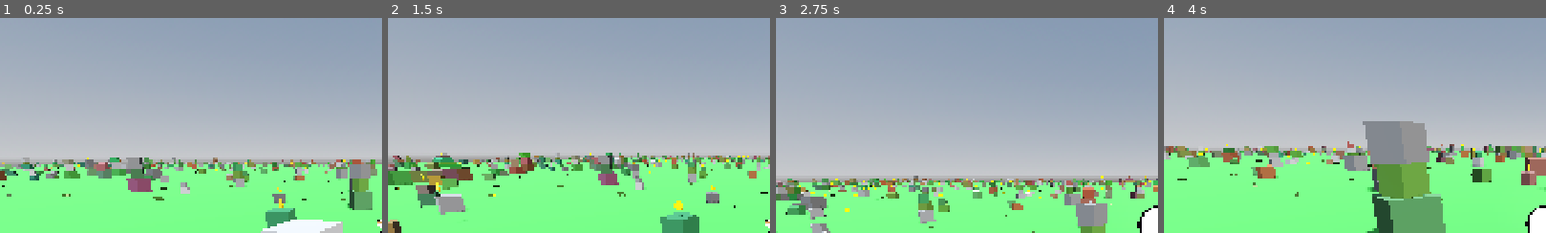
Above: before the commit, frames 1-4 (left to right).
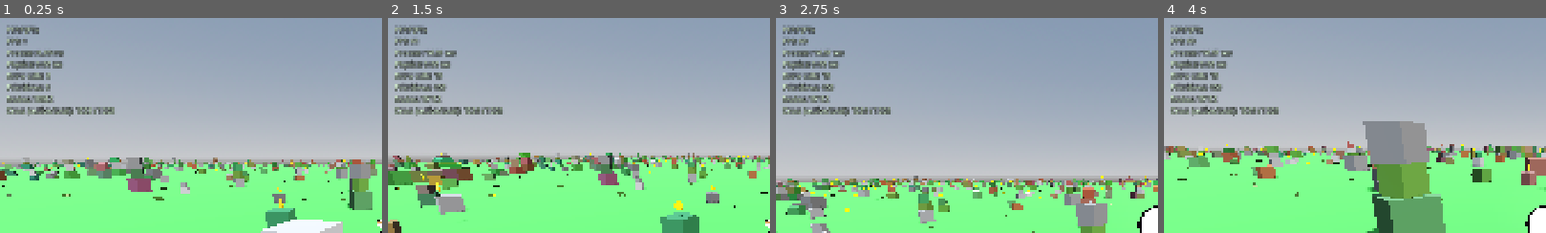
Above: after the commit, the same moments.

Repository: korjavin/godot-test1
Game: Godot game, scene res://scenes/main.tscn
Same seed, same stepped clock (60 frames per second), same inputs: the game is played once before the commit and once after it.
Inputs (mouse positions are % of the whole screen's width and height, from its top left):
- Up to frame 1 (0.25 s): no input
- Up to frame 2 (1.5 s): tap Enter at 0.5 s; move the mouse to (55, 50) at 0.52 s; hold Ctrl (duck) 0.53-1.28 s; hold W (move_forward) from 0.53 s (still down); tap Space (jump) at 0.77, 1.07 s; tap Shift (run) at 0.8, 1.35 s; move the mouse to (45, 50) at 1.27 s
- Up to frame 3 (2.75 s): keep holding W (move_forward); tap Space (jump) at 1.52, 1.82, 2.3 s; tap R (switch_character) at 1.55 s; move the mouse to (52, 48) at 2.02 s; hold R (switch_character) from 2.03 s (still down)
- Up to frame 4 (4 s): keep holding W (move_forward); move the mouse to (49, 52) at 2.77 s; release R (switch_character) at 2.78 s; tap Space (jump) at 2.85, 3.02, 3.32, 3.77 s; tap Ctrl (duck) at 3.05 s; move the mouse to (57, 51) at 3.52 s; hold Ctrl (duck) from 3.53 s (still down); tap Shift (run) at 3.8 s
The pictures show only the part of the screen within x 0-50%, y 0-50%; the shares and areas given below are measured in that part.

The runs differ from the first frame. In frame 1, 3.4% of the frame differs, in the area x 1-30%, y 3-46%; in frame 2, 3.5%; in frame 3, 3.5%; in frame 4, 3.5%.

Commit message:
feat: add in-game performance overlay (FPS/draw-calls/nodes/crocs)

Diff:
--- a/scenes/main.tscn
+++ b/scenes/main.tscn
@@ -1,9 +1,10 @@
-[gd_scene load_steps=8 format=3 uid="uid://clqb4rcmjrpgs"]
+[gd_scene load_steps=9 format=3 uid="uid://clqb4rcmjrpgs"]
 
 [ext_resource type="PackedScene" uid="uid://bqtq2xtxqnvvr" path="res://scenes/player.tscn" id="1_main"]
 [ext_resource type="Script" uid="uid://b07rwceo0eo4o" path="res://scripts/endless_terrain.gd" id="2_terrain"]
 [ext_resource type="Script" path="res://scripts/coin_hud.gd" id="3_hud"]
 [ext_resource type="Script" path="res://scripts/hit_flash.gd" id="4_flash"]
+[ext_resource type="Script" path="res://scripts/perf_overlay.gd" id="5_perf"]
 
 [sub_resource type="ProceduralSkyMaterial" id="ProceduralSkyMaterial_1"]
 sky_horizon_color = Color(0.64625, 0.65575, 0.67075, 1)
@@ -61,3 +62,17 @@
 text = "Coins: 0"
 horizontal_alignment = 2
 script = ExtResource("3_hud")
+
+[node name="PerfOverlay" type="Label" parent="HUD"]
+anchors_preset = 0
+offset_left = 16.0
+offset_top = 16.0
+offset_right = 320.0
+offset_bottom = 240.0
+mouse_filter = 2
+theme_override_colors/font_color = Color(0.9, 1, 0.9, 1)
+theme_override_colors/font_outline_color = Color(0, 0, 0, 1)
+theme_override_constants/outline_size = 6
+theme_override_font_sizes/font_size = 18
+text = "PERF (F3)"
+script = ExtResource("5_perf")
--- /dev/null
+++ b/scripts/perf_overlay.gd
@@ -0,0 +1,144 @@
+extends Label
+## In-game performance overlay (debug HUD) — our measurement "safety net".
+##
+## This is Task 1 of the web-performance-optimization plan. Before we change
+## anything about how the world renders or how the crocodiles simulate, we need a
+## way to *prove* each later change actually helps (numbers move the right way)
+## and that nothing regressed. There is no automated test suite in this project,
+## so this live overlay is how we measure on the real (web) build.
+##
+## What it shows, refreshed a few times a second:
+##   * FPS                — frames per second (higher is smoother).
+##   * Process ms         — CPU time spent in the main (per-frame) logic.
+##   * Physics ms         — CPU time spent in the fixed-step physics loop
+##                          (this is where the ~1,200 crocodiles cost us today).
+##   * Draw calls         — how many separate "draw this" commands the GPU got
+##                          this frame. Thousands of unique block meshes blow this
+##                          up; MultiMesh batching (Task 4) collapses it.
+##   * Primitives         — rendered triangles/lines this frame (geometry load).
+##   * Nodes              — total nodes alive in the scene tree (consolidating
+##                          per-block collision in Task 5 should drop this hard).
+##   * Crocodiles         — how many crocodiles exist, and (once Task 3 lands)
+##                          how many are actually *simulating* vs frozen by LOD.
+##
+## It lives in the HUD CanvasLayer as a plain Label. It does not touch gameplay:
+## it only reads counters and prints them. It ignores mouse input and starts
+## hidden in release builds so it never ends up in a player's face.
+
+## Key that toggles the overlay on/off. F3 is the conventional "debug stats" key
+## and does not collide with any of our gameplay input actions (move/jump/run/
+## duck/switch_character) defined in project.godot.
+const TOGGLE_KEYCODE: Key = KEY_F3
+
+## How often (seconds) we recompute the text. We deliberately do NOT update every
+## frame: counting nodes / iterating the crocodile group every frame would itself
+## cost performance and bias the very numbers we are trying to measure. ~4 Hz is
+## smooth enough to read while staying cheap.
+const REFRESH_INTERVAL: float = 0.25
+
+## Seconds left until the next text refresh (counts down each frame).
+var _time_until_refresh: float = 0.0
+
+## Cached player reference, re-fetched via the "player" group if it goes away
+## (e.g. after a respawn). Matches the rest of the project's group-based lookup.
+var _player: Node = null
+
+
+func _ready() -> void:
+	# Add to a group so other systems could find/toggle us later if needed.
+	add_to_group("perf_overlay")
+
+	# Never let this debug label eat mouse clicks meant for the game/UI.
+	mouse_filter = Control.MOUSE_FILTER_IGNORE
+
+	# Make the readout legible over the bright sky: pale text with a dark outline,
+	# pinned to the top-left so it never overlaps the top-right coin counter.
+	add_theme_color_override("font_color", Color(0.9, 1.0, 0.9, 1.0))
+	add_theme_color_override("font_outline_color", Color(0, 0, 0, 1))
+	add_theme_constant_override("outline_size", 6)
+	add_theme_font_size_override("font_size", 18)
+
+	# Start hidden by default. In a debug build (running from the editor or a
+	# debug export) we show it immediately so we always have numbers while
+	# developing; in a release build it stays hidden until the player presses F3.
+	# This guarantees the overlay never ships "in the player's face".
+	visible = OS.is_debug_build()
+
+	# Seed the first refresh so text appears right away rather than after a delay.
+	_time_until_refresh = 0.0
+
+
+func _input(event: InputEvent) -> void:
+	# Toggle visibility on the configured key. We read the raw key here (rather
+	# than a named input action) on purpose: this is a developer/debug toggle, not
+	# a gameplay control, so it intentionally lives outside the project's input map.
+	if event is InputEventKey and event.pressed and not event.echo:
+		if event.keycode == TOGGLE_KEYCODE:
+			visible = not visible
+			# Re-fetching the player and forcing an immediate refresh makes the
+			# overlay feel instant the moment it is shown.
+			if visible:
+				_time_until_refresh = 0.0
+
+
+func _process(delta: float) -> void:
+	# Cheap-return while hidden so the overlay costs essentially nothing when off.
+	if not visible:
+		return
+
+	# Throttle the (relatively expensive) stat gathering to REFRESH_INTERVAL.
+	_time_until_refresh -= delta
+	if _time_until_refresh > 0.0:
+		return
+	_time_until_refresh = REFRESH_INTERVAL
+
+	_update_text()
+
+
+## Gather all the counters and rebuild the label text.
+func _update_text() -> void:
+	# --- Frame timing ------------------------------------------------------
+	# FPS straight from the engine. Performance.TIME_PROCESS / TIME_PHYSICS_PROCESS
+	# report the last frame's CPU time in *seconds*, so multiply by 1000 for ms,
+	# which is the unit everyone reasons about for frame budget (16.6 ms = 60 FPS).
+	var fps: float = Engine.get_frames_per_second()
+	var process_ms: float = Performance.get_monitor(Performance.TIME_PROCESS) * 1000.0
+	var physics_ms: float = Performance.get_monitor(Performance.TIME_PHYSICS_PROCESS) * 1000.0
+
+	# --- GPU / render load -------------------------------------------------
+	# Draw calls are the headline number for the MultiMesh batching task: today
+	# every decorative block is its own MeshInstance3D + material = its own draw
+	# call. Primitives is the raw geometry (triangles) submitted this frame.
+	var draw_calls: int = int(Performance.get_monitor(Performance.RENDER_TOTAL_DRAW_CALLS_IN_FRAME))
+	var primitives: int = int(Performance.get_monitor(Performance.RENDER_TOTAL_PRIMITIVES_IN_FRAME))
+
+	# --- Scene size --------------------------------------------------------
+	# Total nodes alive. Consolidating per-block StaticBody3D collision into one
+	# body per chunk (Task 5) should make this fall sharply.
+	var node_count: int = int(Performance.get_monitor(Performance.OBJECT_NODE_COUNT))
+
+	# --- Crocodile simulation count ---------------------------------------
+	# Count crocodiles via the "crocodile" group (the same group the future LOD
+	# manager will use). We also count how many are "active" (simulating). Until
+	# Task 3 adds the `lod_active` flag, every crocodile is treated as active, so
+	# active == total and the line still reads sensibly.
+	var crocodiles: Array = get_tree().get_nodes_in_group("crocodile")
+	var croc_total: int = crocodiles.size()
+	var croc_active: int = 0
+	for croc in crocodiles:
+		# `"lod_active" in croc` is true once the property exists (Task 3); before
+		# that, or if the flag is true, the crocodile counts as actively simulating.
+		if not ("lod_active" in croc) or croc.lod_active:
+			croc_active += 1
+
+	# --- Compose the readout ----------------------------------------------
+	# Using a multi-line string keeps each metric on its own row, easy to read
+	# and easy to screenshot for the before/after measurement table in the plan.
+	text = "PERF (F3)\n"
+	text += "FPS: %d\n" % int(roundf(fps))
+	text += "Process: %.2f ms\n" % process_ms
+	text += "Physics: %.2f ms\n" % physics_ms
+	text += "Draw calls: %d\n" % draw_calls
+	text += "Primitives: %d\n" % primitives
+	text += "Nodes: %d\n" % node_count
+	text += "Crocs (active/total): %d / %d" % [croc_active, croc_total]
Not shown, added: scripts/perf_overlay.gd.uid
Not shown, changed: docs/plans/20260614-web-performance-optimization.md
